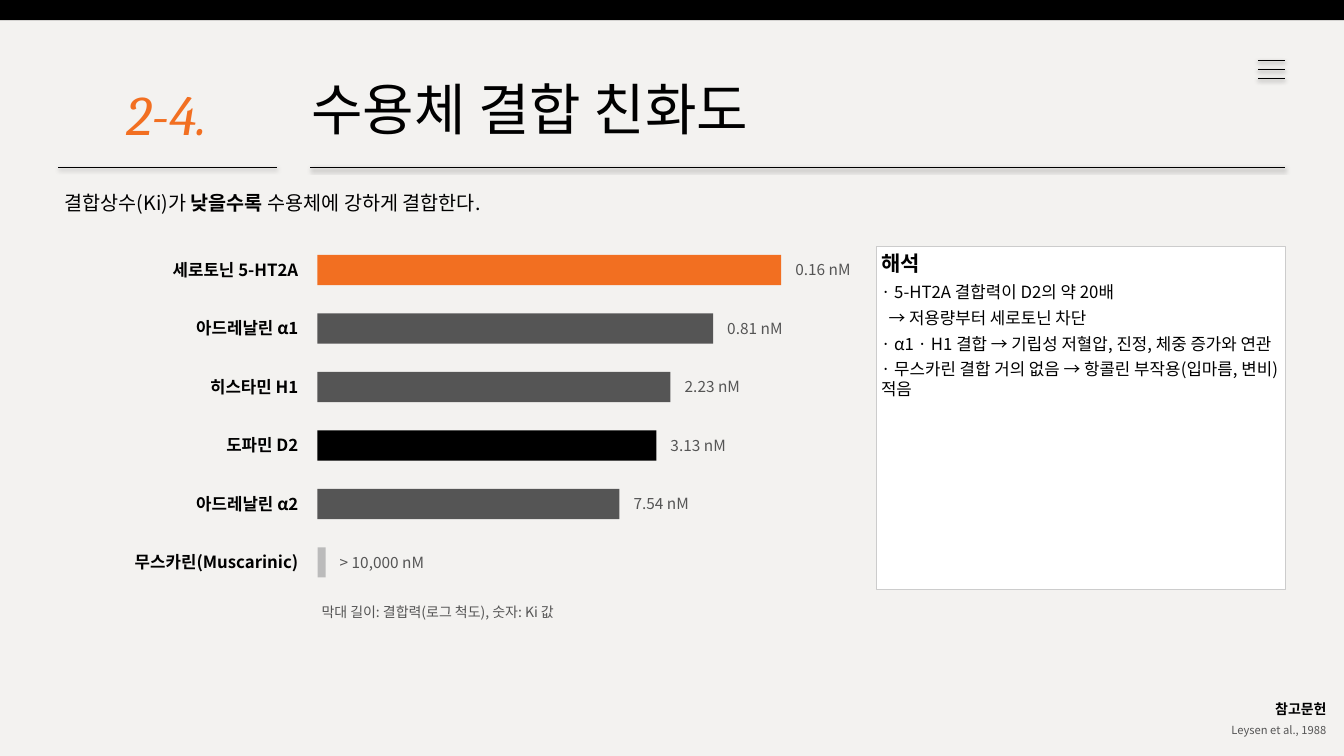
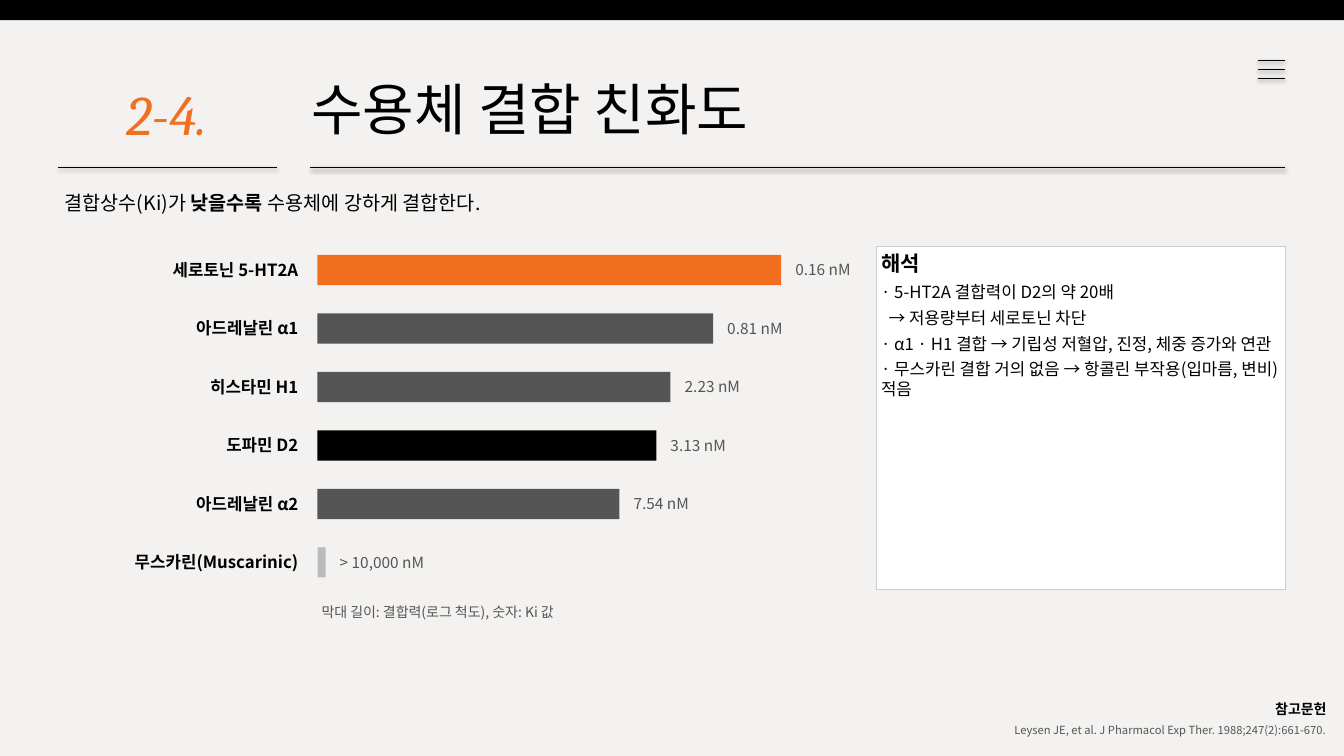
Before and after one commit to wlwl991123-prog/webtoon-app, a slide deck: slide 7 of risperidone.pptx. Drawn at 1344x756 pixels with LibreOffice and Linux fonts; fonts in the diff are those of the drawing. Boxes give left, top, right and bottom in pixels: in the first picture for what was removed or moved away, otherwise in the second. Text is boxed around its words. In the diff, an @@ line names an element or a change of style, - is before the commit and + after.

```diff
--- a/risperidone.pptx
+++ b/risperidone.pptx
@@ text at [1014, 725, 1326, 737]: text changed @@
-Leysen et al., 1988
+Leysen JE, et al. J Pharmacol Exp Ther. 1988;247(2):661-670.
```
Also in this commit, not shown: 9 other slides changed.
